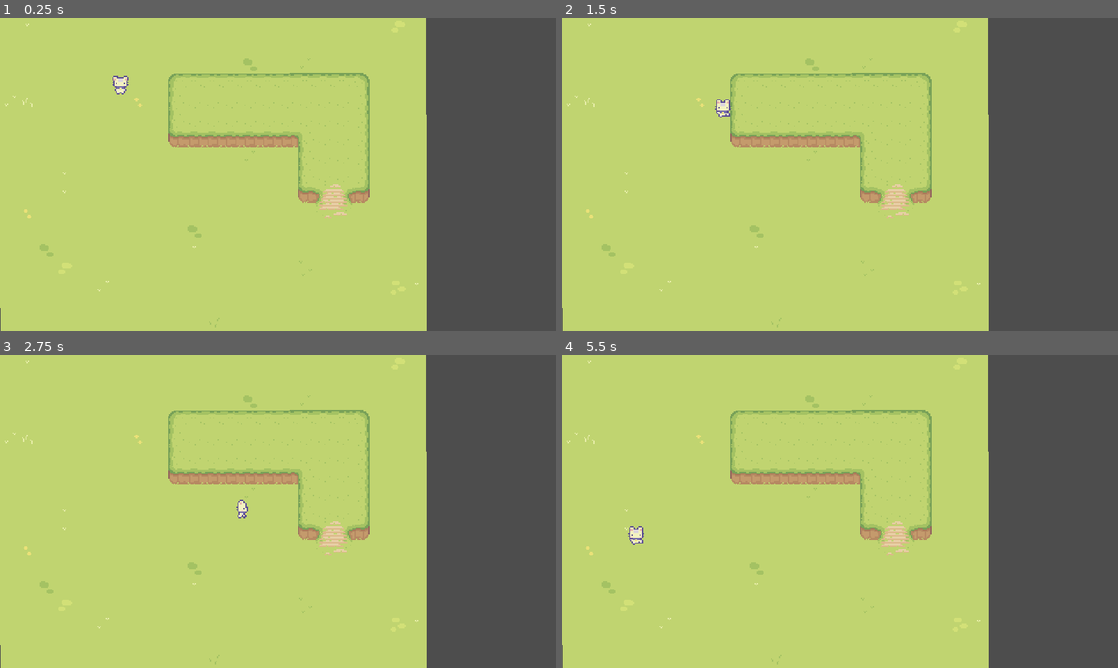
Above: before the commit, frames 1-4 (two rows, left to right).
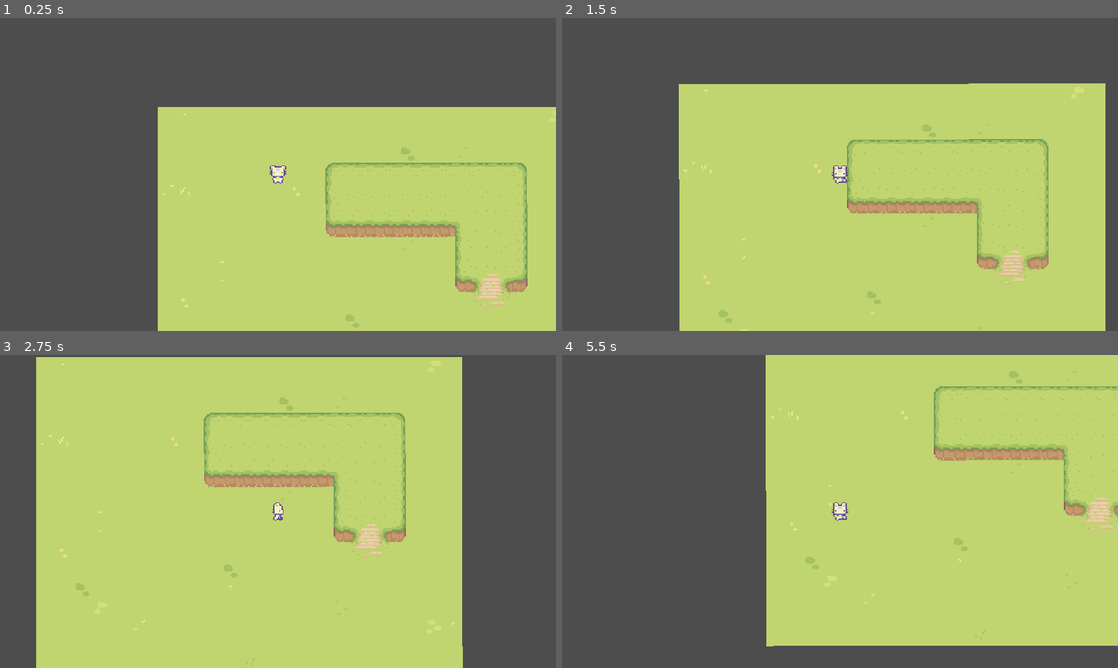
Above: after the commit, the same moments.

Repository: MajorZiploc/Godot4CrashCourse
Game: Godot game, scene res://Levels/game_level.tscn
Two runs of this game, one before a commit and one after it. Both use one fixed random seed, a clock stepped at 60 frames per second and the inputs below.
Inputs (mouse positions are in pixels of both pictures, inside the frame that each line leads up to):
- Up to frame 1 (0.25 s): no input
- Up to frame 2 (1.5 s): tap Enter at 0.5, 0.6 s; move the mouse to (962, 158) at 0.52 s; hold D (right) 0.53-1.28 s; click (962, 158) at 0.67 s; tap Space at 1.25 s; move the mouse to (728, 190) at 1.27 s; hold S (down) from 1.28 s (still down); tap F at 1.35 s
- Up to frame 3 (2.75 s): move the mouse to (333, 442) at 2.02 s; release S (down) at 2.03 s; hold D (right) from 2.03 s (still down); tap Enter at 2.1 s
- Up to frame 4 (5.5 s): move the mouse to (812, 574) at 2.77 s; release D (right) at 2.78 s; hold W (up) 2.78-3.53 s; tap F at 2.85, 4.35 s; click (812, 574) at 2.92 s; tap Enter at 3.5, 3.6, 5.1 s; move the mouse to (1006, 558) at 3.52 s; hold A (left) 3.53-5.03 s; move the mouse to (673, 464) at 4.27 s; move the mouse to (867, 511) at 5.02 s; hold S (down) from 5.03 s (still down); click (867, 511) at 5.17 s

The runs differ from the first frame. In frame 1, 63% of the frame differs, in the area x 0-100%, y 0-100%; in frame 2, 54%; in frame 3, 18%; in frame 4, 65%.

Commit message:
+camera that follows player

Diff:
--- a/Levels/game_level.tscn
+++ b/Levels/game_level.tscn
@@ -705,6 +705,9 @@
 [node name="PlayerCat" parent="." instance=ExtResource("1_edl26")]
 position = Vector2(104, 58)
 
+[node name="RemoteTransform2D" type="RemoteTransform2D" parent="PlayerCat"]
+remote_path = NodePath("../../Camera2D")
+
 [node name="TileMap" type="TileMap" parent="."]
 rotation = -0.00119722
 tile_set = SubResource("TileSet_sn6js")
@@ -716,3 +719,6 @@
 layer_1/z_index = -5
 layer_1/tile_data = PackedInt32Array(196617, 65537, 0, 262153, 65537, 1, 327689, 65537, 1, 196618, 131073, 0, 262154, 1 …(1012 unchanged characters)…
 metadata/_edit_lock_ = true
+
+[node name="Camera2D" type="Camera2D" parent="."]
+position = Vector2(104, 58)
